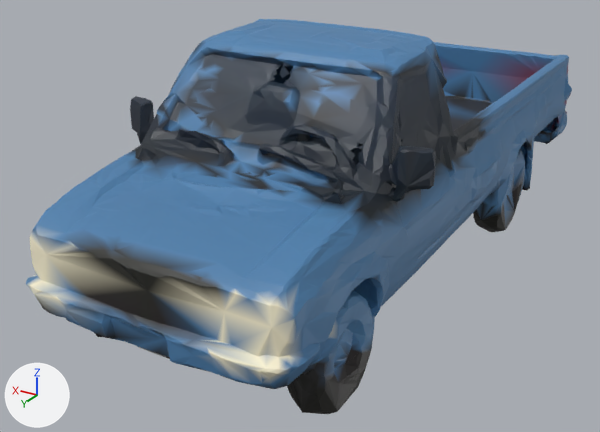
The glTF model public/assets/models/vehicles/nissan_lod1.glb, before and after one commit.
One viewpoint serves both versions: a 50 mm camera at (-106.0, 212.0, 116.0) aimed at (13.0, 14.0, 18.0). The lights are fixed; the arrows at lower left show +X, +Y and +Z. The picture after the commit comes second. Where no turn or scale is listed for an object, it has been applied to the vertices. Vertices at exactly the same position are counted once.

Script lines for the objects in view, before the commit:
```python
me_geometry_0 = bpy.data.meshes.new('geometry_0')
me_geometry_0.from_pydata(...)  # 9249 vertices, 18738 faces; spans x -42.0..46.0, y -104.0..100.0, z -1.0..75.0
me_geometry_0.materials.append(mat_geometry_0)
ob_geometry_0 = bpy.data.objects.new('geometry_0', me_geometry_0)
ob_geometry_0.location = (0.0, 0.0, 0.0)
```
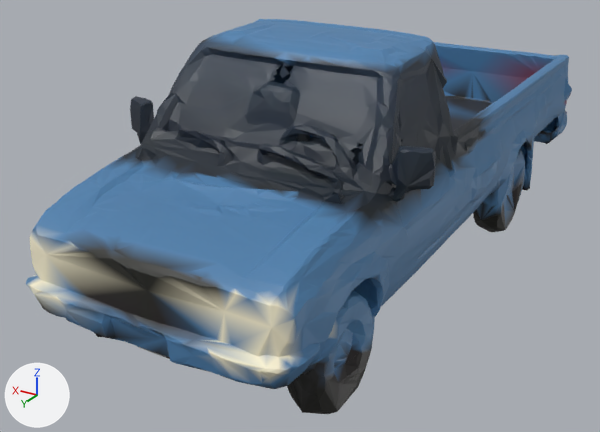
Diff of the bpy script that builds the scene:
```diff
--- a/public/assets/models/vehicles/nissan_lod1.glb.py
+++ b/public/assets/models/vehicles/nissan_lod1.glb.py
@@ me_geometry_0 @@
 me_geometry_0.from_pydata(...)  # 9249 vertices, 18738 faces; spans x -42.0..46.0, y -104.0..100.0, z -1.0..75.0
 # used by ob_geometry_0; location = (0.0, 0.0, 0.0)
+# me_geometry_0 part 1: 639 faces centred in x -41.0..40.0, y -103.0..64.0, z 22.0..71.0 are repainted in the vertex colours; the middle colour goes from dark blue #262e38 to dark blue #222e3d
+# me_geometry_0 part 2: 335 faces centred in x -36.0..37.0, y -100.0..66.0, z 30.0..74.0 are repainted in the vertex colours; the middle colour goes from blue #4d7fad to dark blue #263547
+# me_geometry_0 part 3: 276 faces centred in x -36.0..40.0, y -103.0..69.0, z 21.0..75.0 are repainted in the vertex colours; the middle colour goes from blue #4d739c to blue #455d7d
 me_geometry_0.materials.append(mat_geometry_0)
```

Location of each change, [x1, y1, x2, y2] in pixels of the pictures (600 x 432 px):
part 1 of me_geometry_0, recoloured
    both: [125, 46, 555, 212]
part 2 of me_geometry_0, recoloured
    both: [117, 40, 437, 219]
part 3 of me_geometry_0, recoloured
    both: [107, 33, 568, 221]
